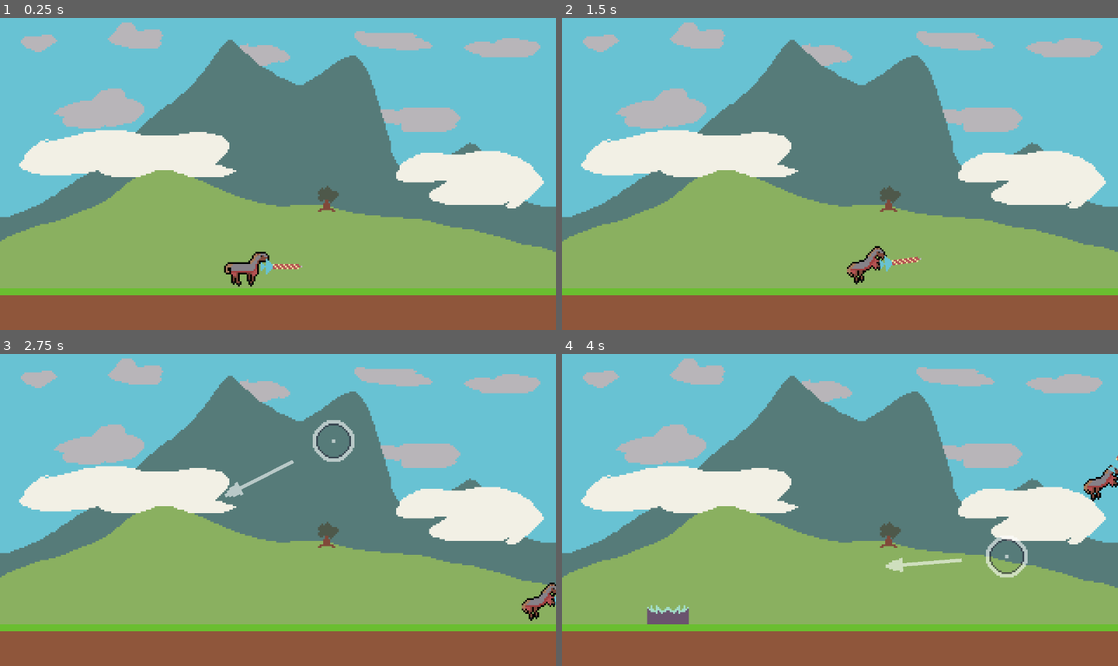
Above: before the commit, frames 1-4 (two rows, left to right).
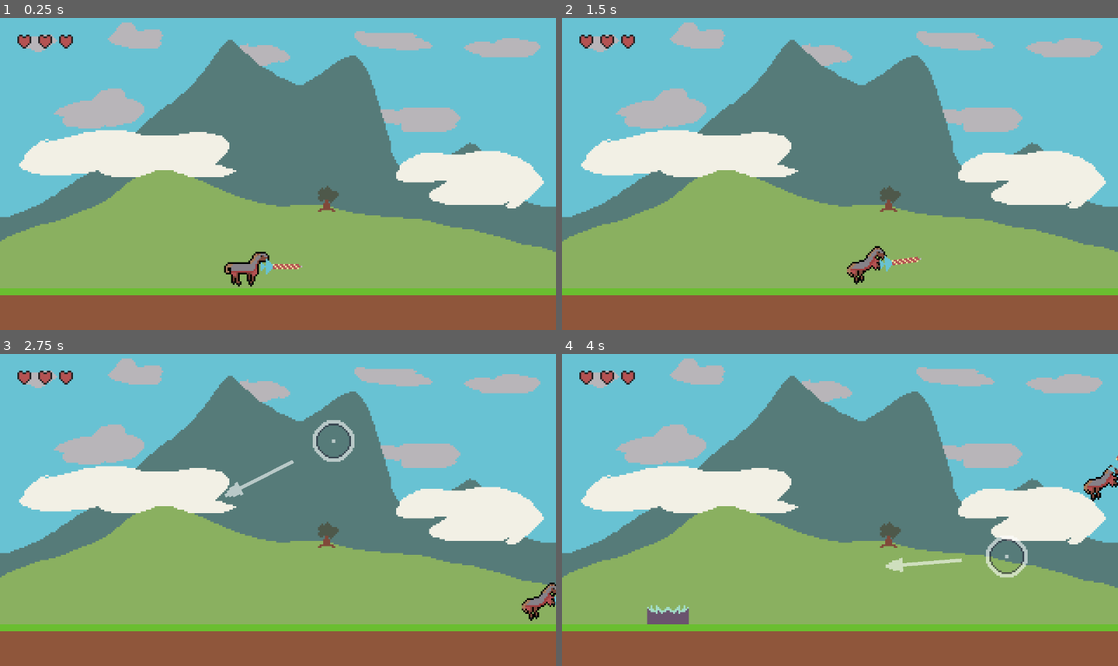
Above: after the commit, the same moments.

Repository: ErwinPrograms/Mini-Jam-205-Horses
Game: Godot game, scene res://scenes/views/game.tscn
Two runs of this game, one before a commit and one after it. Both use one fixed random seed, a clock stepped at 60 frames per second and the inputs below.
Inputs (mouse positions are in pixels of both pictures, inside the frame that each line leads up to):
- Up to frame 1 (0.25 s): no input
- Up to frame 2 (1.5 s): tap Enter (ui_accept) at 0.5, 0.77, 1.25 s; move the mouse to (962, 158) at 0.52 s; press the mouse at (962, 158) at 0.53 s; hold Right (ui_right) from 0.53 s (still down); move the mouse to (728, 189) at 1.27 s; release the mouse at (728, 189) at 1.28 s; click (728, 189) at 1.35 s
- Up to frame 3 (2.75 s): tap Enter (ui_accept) at 1.52 s; move the mouse to (333, 441) at 2.02 s; release Right (ui_right) at 2.03 s; press the mouse at (333, 441) at 2.03 s; hold Left (ui_left) from 2.03 s (still down)
- Up to frame 4 (4 s): tap Enter (ui_accept) at 2.75, 3.02, 3.77 s; move the mouse to (812, 572) at 2.77 s; release Left (ui_left) at 2.78 s; release the mouse at (812, 572) at 2.78 s; hold Right (ui_right) from 2.78 s (still down); click (812, 572) at 2.85 s; move the mouse to (1006, 556) at 3.52 s; press the mouse at (1006, 556) at 3.53 s

The runs differ from the first frame. In frame 1, 0.3% of the frame differs, in the area x 3-14%, y 5-10%; in frame 2, 0.3%; in frame 3, 0.3%; in frame 4, 0.3%.

Commit message:
Add ui which displays player health and a game over screen

Diff:
--- a/scenes/characters/enemies/enemy_spawn_manager.gd
+++ b/scenes/characters/enemies/enemy_spawn_manager.gd
@@ -9,7 +9,6 @@
 	pass
 
 func _on_spawn_wave_timer_timeout() -> void:
-	print("spawning wave")
 	# spawn new wave
 	var amount: int = num_spawned_waves / 5 + 1
 	for _i in range(amount):
--- a/scenes/characters/horse_player.gd
+++ b/scenes/characters/horse_player.gd
@@ -19,13 +19,13 @@
 		return _in_air
 var _remaining_health: int = max_health:
 	set(value):
+		_remaining_health = value
+		took_damage.emit()
+
 		if value <= 0:
 			_remaining_health = 0
 			die()
 			return
-		if value < _remaining_health:
-			took_damage.emit()
-		_remaining_health = value
 	get:
 		return _remaining_health
 
--- /dev/null
+++ b/scenes/ui/game_over_screen.gd
@@ -0,0 +1,8 @@
+extends Control
+
+
+func _ready() -> void:
+	SignalHub.game_over.connect(on_game_over)
+
+func on_game_over() -> void:
+	show()
--- /dev/null
+++ b/scenes/ui/game_over_screen.tscn
@@ -0,0 +1,38 @@
+[gd_scene format=3 uid="uid://cdjn0ir01tj31"]
+
+[ext_resource type="FontFile" uid="uid://c8ohfea5gxd3t" path="res://assets/fonts/PixelifySans-VariableFont_wght.ttf" id="1_dnrai"]
+[ext_resource type="Script" uid="uid://dowcwfbv6od4r" path="res://scenes/ui/game_over_screen.gd" id="1_sopbp"]
+
+[sub_resource type="LabelSettings" id="LabelSettings_sopbp"]
+font = ExtResource("1_dnrai")
+font_size = 48
+font_color = Color(0.7058824, 0.32156864, 0.32156864, 1)
+outline_size = 6
+outline_color = Color(0.22962222, 0.07761075, 0.07892414, 1)
+
+[node name="GameOverScreen" type="Control" unique_id=1623709558]
+visible = false
+layout_mode = 3
+anchors_preset = 15
+anchor_right = 1.0
+anchor_bottom = 1.0
+grow_horizontal = 2
+grow_vertical = 2
+mouse_filter = 2
+script = ExtResource("1_sopbp")
+
+[node name="GameOverLabel" type="Label" parent="." unique_id=228664479]
+layout_mode = 1
+anchors_preset = 8
+anchor_left = 0.5
+anchor_top = 0.5
+anchor_right = 0.5
+anchor_bottom = 0.5
+offset_left = -122.0
+offset_top = -29.5
+offset_right = 122.0
+offset_bottom = 29.5
+grow_horizontal = 2
+grow_vertical = 2
+text = "Game Over"
+label_settings = SubResource("LabelSettings_sopbp")
--- /dev/null
+++ b/scenes/ui/game_ui.gd
@@ -0,0 +1,11 @@
+class_name GameUI
+extends Control
+
+@onready var health_display_container: HealthDisplayContainer = $MarginContainer/HealthDisplayContainer
+
+
+func _ready() -> void:
+	pass
+
+func get_health_display() -> HealthDisplayContainer:
+	return health_display_container
--- /dev/null
+++ b/scenes/ui/game_ui.tscn
@@ -0,0 +1,29 @@
+[gd_scene format=3 uid="uid://dwe0rogyddw52"]
+
+[ext_resource type="Script" uid="uid://c57fey4ij8165" path="res://scenes/ui/game_ui.gd" id="1_gwk6t"]
+[ext_resource type="PackedScene" uid="uid://cc2j00chmnyy8" path="res://scenes/ui/health_display_container.tscn" id="2_xjfbv"]
+
+[node name="GameUI" type="Control" unique_id=355713589]
+layout_mode = 3
+anchors_preset = 15
+anchor_right = 1.0
+anchor_bottom = 1.0
+grow_horizontal = 2
+grow_vertical = 2
+mouse_filter = 2
+script = ExtResource("1_gwk6t")
+
+[node name="MarginContainer" type="MarginContainer" parent="." unique_id=1896881599]
+layout_mode = 1
+anchors_preset = 15
+anchor_right = 1.0
+anchor_bottom = 1.0
+grow_horizontal = 2
+grow_vertical = 2
+theme_override_constants/margin_left = 10
+theme_override_constants/margin_top = 10
+theme_override_constants/margin_right = 10
+theme_override_constants/margin_bottom = 10
+
+[node name="HealthDisplayContainer" parent="MarginContainer" unique_id=1389441148 instance=ExtResource("2_xjfbv")]
+layout_mode = 2
--- /dev/null
+++ b/scenes/ui/health_display_container.gd
@@ -0,0 +1,28 @@
+class_name HealthDisplayContainer
+extends FlowContainer
+
+const UI_HEART = preload("uid://b2368r0ewr55n")
+
+
+@export var total_hearts: int = 3
+@export var filled_hearts: int = total_hearts:
+	set(value):
+		set_fill(value)
+		filled_hearts = value
+
+var hearts: Array[UIHeart] = []
+
+func _ready() -> void:
+	for i in range(total_hearts):
+		var new_heart = UI_HEART.instantiate()
+		add_child(new_heart)
+		hearts.append(new_heart)
+
+func set_fill(health: int) -> void:
+	if !hearts:
+		return
+
+	for i in range(0, health):
+		hearts[i].fill_texture()
+	for i in range(health, total_hearts):
+		hearts[i].empty_texture()
--- /dev/null
+++ b/scenes/ui/health_display_container.tscn
@@ -0,0 +1,11 @@
+[gd_scene format=3 uid="uid://cc2j00chmnyy8"]
+
+[ext_resource type="Script" uid="uid://b2myjc2talm5b" path="res://scenes/ui/health_display_container.gd" id="1_vv0df"]
+
+[node name="HealthDisplayContainer" type="FlowContainer" unique_id=1389441148]
+anchors_preset = 10
+anchor_right = 1.0
+offset_bottom = 67.0
+grow_horizontal = 2
+script = ExtResource("1_vv0df")
+filled_hearts = 3
--- /dev/null
+++ b/scenes/ui/ui_heart.gd
@@ -0,0 +1,16 @@
+class_name UIHeart
+extends TextureRect
+
+const HEART_FULL = preload("uid://n3km3x4awsyt")
+const HEART_EMPTY = preload("uid://gycjj2cklvqy")
+
+var filled: bool = true:
+	set(value):
+		fill_texture() if value else empty_texture()
+		filled = value
+
+func fill_texture() -> void:
+	texture = HEART_FULL
+
+func empty_texture() -> void:
+	texture = HEART_EMPTY
--- /dev/null
+++ b/scenes/ui/ui_heart.tscn
@@ -0,0 +1,10 @@
+[gd_scene format=3 uid="uid://b2368r0ewr55n"]
+
+[ext_resource type="Texture2D" uid="uid://n3km3x4awsyt" path="res://assets/sprites/heart-full-8.png" id="1_62sgg"]
+[ext_resource type="Script" uid="uid://csmnimh8t78xh" path="res://scenes/ui/ui_heart.gd" id="1_njcea"]
+
+[node name="UIHeart" type="TextureRect" unique_id=858869015]
+offset_right = 24.0
+offset_bottom = 24.0
+texture = ExtResource("1_62sgg")
+script = ExtResource("1_njcea")
--- a/scenes/views/game.gd
+++ b/scenes/views/game.gd
@@ -2,10 +2,18 @@
 
 @onready var horse_player: HorsePlayer = $HorsePlayer
 @onready var launch_cursor: LaunchCursor = $ControllerNodes/LaunchCursor
+@onready var game_ui: GameUI = $UICanvas/GameUI
 
 func _ready() -> void:
 	horse_player.connect_to_cursor(launch_cursor)
 	SignalHub.game_over.connect(on_game_over)
 
+	horse_player.took_damage.connect(
+		func():
+			game_ui.get_health_display().set_fill(
+				horse_player._remaining_health
+			)
+	)
+
 func on_game_over() -> void:
 	get_tree().paused = true
--- a/scenes/views/game.tscn
+++ b/scenes/views/game.tscn
@@ -8,6 +8,8 @@
 [ext_resource type="PackedScene" uid="uid://bowqhc08rt075" path="res://scenes/terrain/floor_body.tscn" id="4_n0tf4"]
 [ext_resource type="AudioStream" uid="uid://dt7fbuw8ovq2g" path="res://assets/music/Music_Loop_8_Full.ogg" id="6_n0tf4"]
 [ext_resource type="PackedScene" uid="uid://dleysodfbmsdr" path="res://scenes/characters/enemies/enemy_spawn_manager.tscn" id="8_bi265"]
+[ext_resource type="PackedScene" uid="uid://dwe0rogyddw52" path="res://scenes/ui/game_ui.tscn" id="9_4te5h"]
+[ext_resource type="PackedScene" uid="uid://cdjn0ir01tj31" path="res://scenes/ui/game_over_screen.tscn" id="10_v6rvo"]
 
 [node name="Game" type="Node2D" unique_id=368179119]
 script = ExtResource("1_jmdlf")
@@ -45,3 +47,8 @@
 
 [node name="UICanvas" type="CanvasLayer" parent="." unique_id=1930226412]
 process_mode = 3
+
+[node name="GameUI" parent="UICanvas" unique_id=355713589 instance=ExtResource("9_4te5h")]
+
+[node name="GameOverScreen" parent="UICanvas" unique_id=1623709558 instance=ExtResource("10_v6rvo")]
+z_index = 3
Binary file added: assets/fonts/PixelifySans-VariableFont_wght.ttf
Not shown, added: assets/fonts/PixelifySans-VariableFont_wght.ttf.import
Binary file added: assets/sprites/heart-empty-8.png
Not shown, added: assets/sprites/heart-empty-8.png.import
Binary file added: assets/sprites/heart-empty.png
Not shown, added: assets/sprites/heart-empty.png.import
Binary file added: assets/sprites/heart-full-8.png
Not shown, added: assets/sprites/heart-full-8.png.import
Binary file added: assets/sprites/heart-full.png
Not shown, added: assets/sprites/heart-full.png.import
Not shown, added: scenes/ui/game_over_screen.gd.uid
Not shown, added: scenes/ui/game_ui.gd.uid
(and 2 more such lines)
